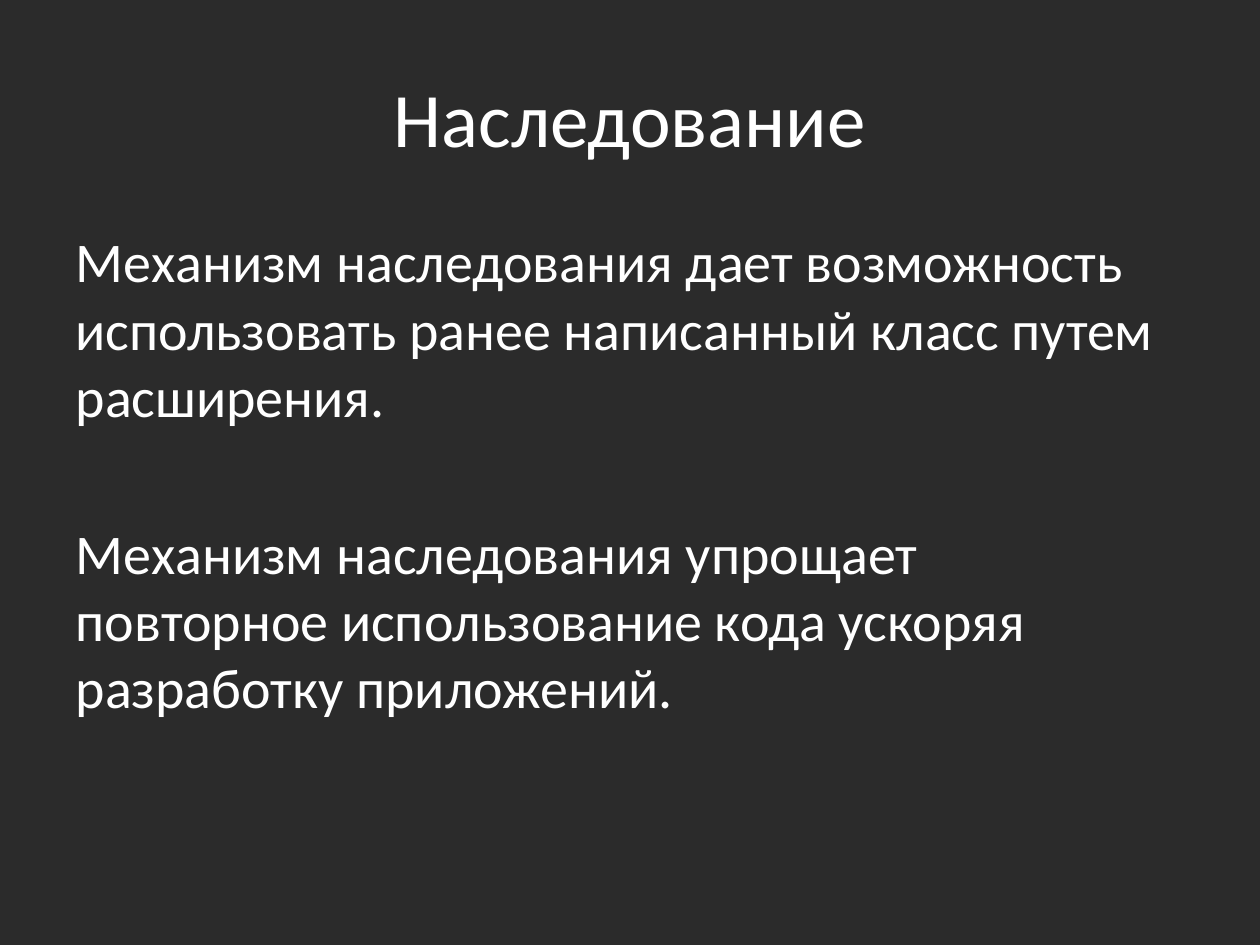
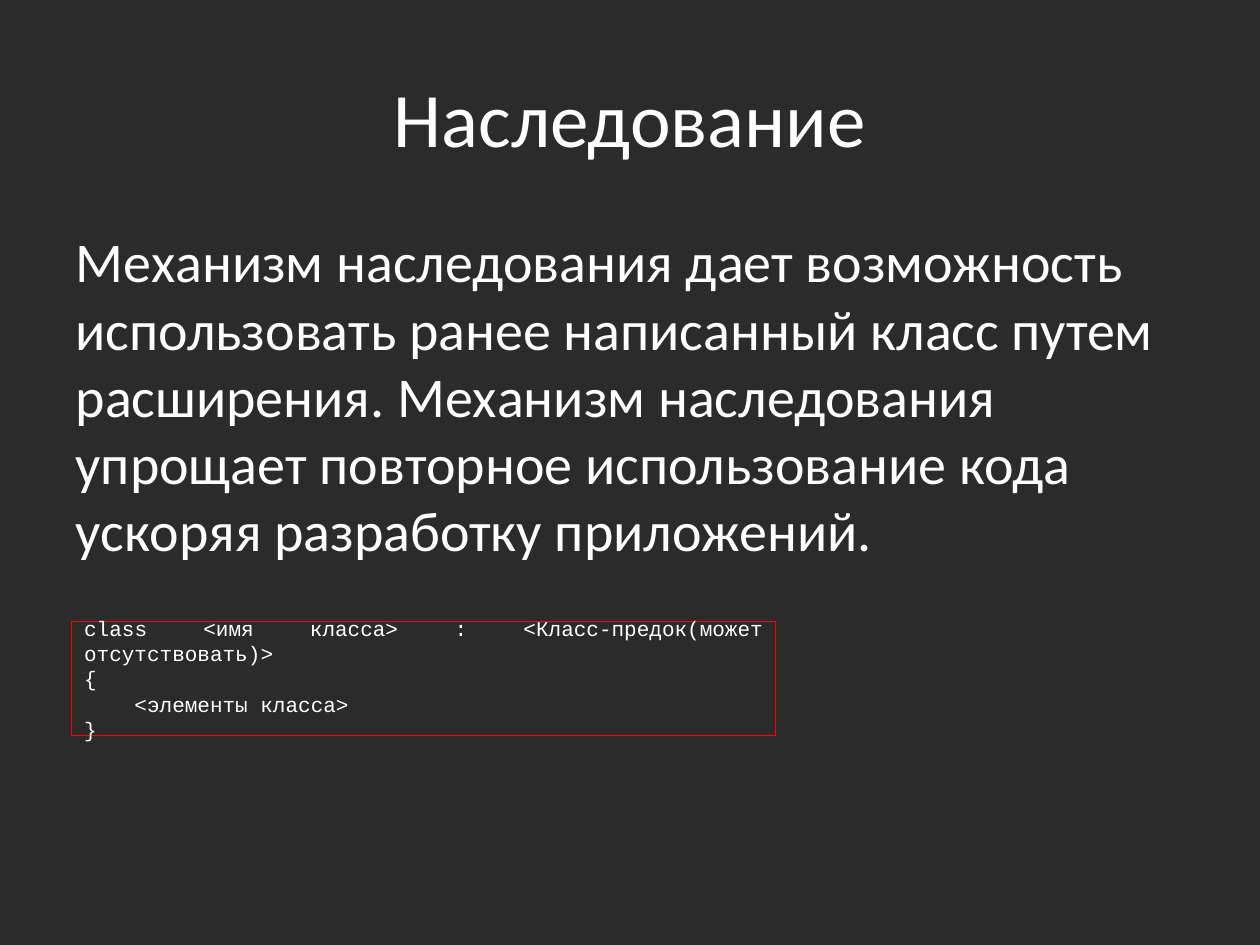
Before and after one commit to bazile/Training, a slide deck: slide 16 of Presentation/lesson-02-oop.pptx (slide 12 before the commit). Drawn at 1260x945 pixels with LibreOffice and Linux fonts; fonts in the diff are those of the drawing; background and template pictures are left out; a plain dark background stands for a picture behind light text. Boxes give left, top, right and bottom in pixels: in the first picture for what was removed or moved away, otherwise in the second. Text is boxed around its words. In the diff, an @@ line names an element or a change of style, - is before the commit and + after.

```diff
--- a/Presentation/lesson-02-oop.pptx
+++ b/Presentation/lesson-02-oop.pptx
@@ text at (76,246,1153,560): text changed @@
-Механизм наследования дает возможность использовать ранее написанный класс путем расширения.
-Механизм наследования упрощает повторное использование кода ускоряя разработку приложений.
+Механизм наследования дает возможность использовать ранее написанный класс путем расширения. Механизм наследования упрощает повторное использование кода ускоряя разработку приложений.
@@ rectangle added at (72,621,775,736), outline #FF0000 0.75 pt, 12 pt, text #FFFFFF @@
+class <имя класса> : <Класс-предок(может отсутствовать)>
+{
+<элементы класса>
+}
```
Also in this commit, not shown: 4 other slides changed, 5 slides added, 1 other file.
